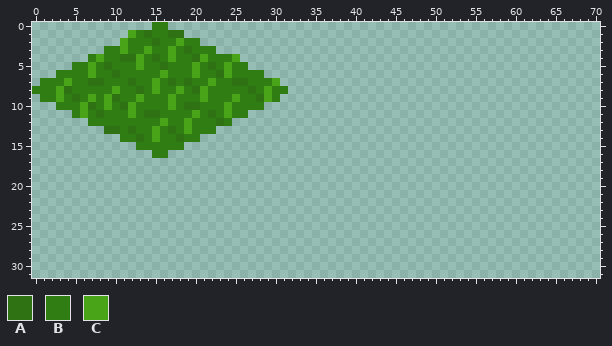
Two states of a pixel-art file, Assets/Tilesets/farmTileSet.ase. That is the earlier state.
128x32 pixels, 1 frame. Shown: x 0..70, y 0..31.
Palette (. is transparent): A #2f7213  B #2f7d13  C #49a418
Pixels before, first column x 0:
 0 ...............BB...............
 1 ............CBABBAA.............
 2 ...........CBBBABBCBB...........
 3 .........BBCBBCBBCBABBB.........
 4 .......BCBBAACBABCBBACBBBC......
 5 .....BBCBABBBCBBABBBCBABCBB.....
 6 ...BBBBCBBABBBBBCBBBCBBACBBBB...
 7 .BBBCBBAABBBABBCBABABBCBBAABBBC.
 8 BBBCABBBBBCBBABCBBCBACBBBBBABCBB
 9 .BBCBABCBCABBCBBBCBBBCBBBCBBACB.
10 ...BBBCABCBACBBBBCBAABBBCBBBB...
11 .....BCBABBBCBAABBBBCBABCBB.....
12 .......BBBBBBBBBCBBCBBBAB.......
13 .........AABABBCBABCBBB.........
14 ...........BBABCBBABB...........
15 .............BBBBBB.............
16 ...............BB...............
The result:
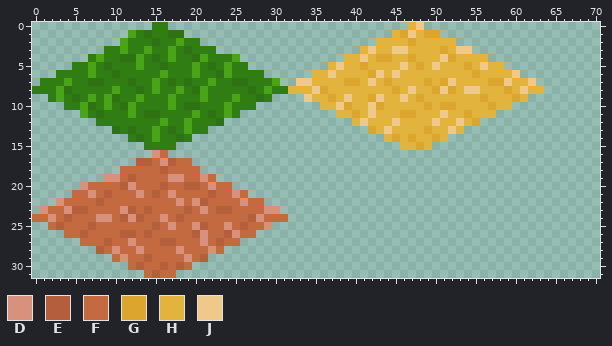
Colours new in this view: D #d7917c  E #b45e3b  F #c36a40  G #dca62e  H #e2b43e  J #eec98a
Changes in this commit:
y 0: x 47..48 .. -> HJ
y 1: x 45..50 ...... -> HGJHGG
y 2: x 43..52 .......... -> HHHHGHHHHH
y 3: x 41..54 .............. -> HJHHJJHHHHGHJJ
y 4: x 39..56 .................. -> HHJHGGHHGHHHJGHHHH
y 5: x 37..58 ...................... -> HJHHGHHHHJHGHJHHHGHJHH
y 6: x 35..60 .......................... -> HHJHHHHGJHJHHHHHHHHHGHHHHJ
y 7: x 33..62 .............................. -> JJHHHHGGHJHGHHHHGHGJHHHHGGJHHJ
y 8: x 32..63 ................................ -> HHHJGHHHHHHHHGHJHHGJGHJJHHHGHJHH
y 9: x 1 B -> .; x 29..30 CB -> B.; x 34..61 ............................ -> JHHGHJHHGJHHJHGHHHHHHHGHHHGH
y 10: x 3 B -> .; x 28 B -> .; x 36..59 ........................ -> HHJGHHJGHHHHHGHGGHHHHGHH
y 11: x 5 B -> .; x 26 B -> .; x 38..57 .................... -> HHGHJHHHGGHHHJHHGHHH
y 12: x 7 B -> .; x 24 B -> .; x 40..55 ................ -> HJHHHJHHHHJHHJHG
y 13: x 9 A -> .; x 22 B -> .; x 42..53 ............ -> GHJHHHHGHHJH
y 14: x 11 B -> .; x 20 B -> .; x 44..51 ........ -> HGHGHHGH
y 15: x 13 B -> .; x 18 B -> .; x 46..49 .... -> HHGH
y 16: x 15..16 BB -> DF
y 17: x 13..19 ....... -> EEFDEFF
y 18: x 11..20 .......... -> FFFFFEFFFF
y 19: x 9..22 .............. -> DDFEFFFFDDFFDF
y 20: x 6..24 ................... -> DFFFFEDFFFEFFEEFDFF
y 21: x 5..26 ...................... -> FFDFEFFFDFEFDFFFFEFFDF
y 22: x 3..28 .......................... -> DFFFFEFFFFFFFFFDFDEFFFFDFF
y 23: x 1..30 .............................. -> DFFDEEFFFFDEFEFFFFEFDFEEFFFFDD
y 24: x 0..31 ................................ -> FFDFEFFFDDFEDEFFDFEFFFFFFFFEDFFF
y 25: x 2..29 ............................ -> FEFFFEFFFFFFFEFDFFDEFFDFEFFD
y 26: x 4..27 ........................ -> FFEFFFFEEFEFFFFFEDFFEDFF
y 27: x 6..25 .................... -> FFFEFFDFFFEEFFFDFEFF
y 28: x 8..23 ................ -> EFDFFDFFFFDFFFDF
y 29: x 10..21 ............ -> FDFFEFFFFDFE
y 30: x 12..19 ........ -> FEFFEFEF
y 31: x 14..17 .... -> FEFF
Boxes around the changes in both pictures, in picture pixels (x1, y1, x2, y2):
changed: (32, 22, 544, 278)
